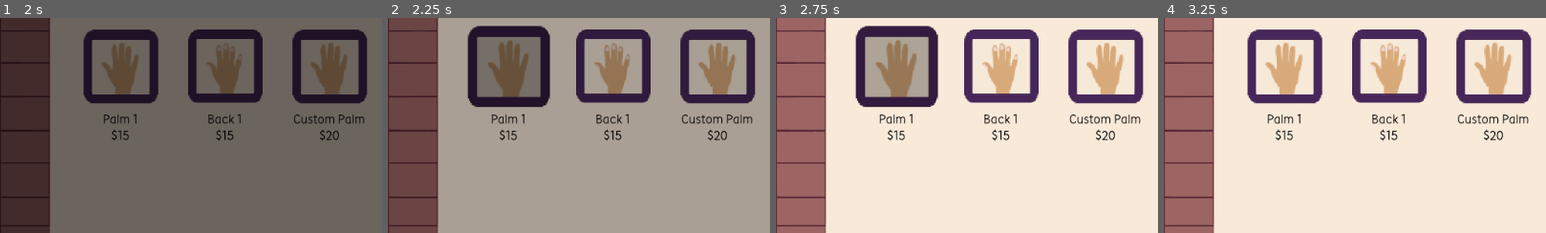
Above: before the commit, frames 1-4 (left to right).
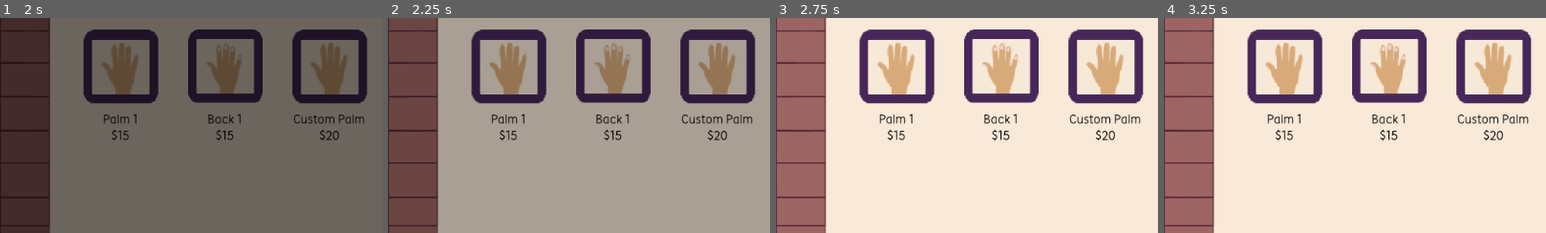
Above: after the commit, the same moments.

Repository: nitya-desaraju/cafe_henna
Game: Godot game, scene res://scenes/main_menu.tscn
Two runs of this game, one before a commit and one after it. Both use one fixed random seed, a clock stepped at 60 frames per second and the inputs below.
Inputs (mouse positions are % of the whole screen's width and height, from its top left):
- Up to frame 1 (2 s): click (50, 12) at 0.5 s; click (50, 12) at 1.25 s
- Up to frame 2 (2.25 s): click (16, 35) at 2.02 s
- Up to frame 3 (2.75 s): no input
- Up to frame 4 (3.25 s): click (2, 3) at 2.75 s
The pictures show only the part of the screen within x 0-50%, y 24-74%; the shares and areas given below are measured in that part.

Frame 1 is identical in both runs. In frame 2, 6.3% of the frame differs, in the area x 20-43%, y 3-42%; in frame 3, 7.8%; in frame 4, nothing differs.
Error after the commit: Invalid access to property or key 'pressed' on a base object of type 'null instance'. (res://scenes/game.gd:37)

Commit message:
fixing game script

Diff:
--- a/game/scenes/game.gd
+++ b/game/scenes/game.gd
@@ -5,6 +5,7 @@
 @onready var fader = $fader
 @onready var right_button = $ScrollContainer/HBoxContainer/designsPage/right
 @onready var left_button = $ScrollContainer/HBoxContainer/libraryPage/left
+@onready var home_button = $home
 
 var money = 0
 var page_width = 1024
@@ -19,10 +20,10 @@
 func _ready():
 	fader.visible = true
 	fader.modulate.a = 1.0
-	fader.mouse_filter = Control.MOUSE_FILTER_IGNORE
-
-	var fade_tween = create_tween()
-	fade_tween.tween_property(fader, "modulate:a", 0.0, 1.0)
+	fader.mouse_filter = Control.MOUSE_FILTER_STOP
+	var fade_in_tween = create_tween()
+	fade_in_tween.tween_property(fader, "modulate:a", 0.0, 1.0)
+	fade_in_tween.finished.connect(func(): fader.mouse_filter = Control.MOUSE_FILTER_IGNORE)
 
 	var buttons = get_tree().get_nodes_in_group("design_buttons")
 	for i in range(buttons.size()):
@@ -33,10 +34,21 @@
 
 	right_button.pressed.connect(_on_right_pressed)
 	left_button.pressed.connect(_on_left_pressed)
+	home_button.pressed.connect(_on_home_pressed)
 
-	for nav_btn in [right_button, left_button]:
+	for nav_btn in [right_button, left_button, home_button]:
 		nav_btn.mouse_entered.connect(_on_button_hover.bind(nav_btn))
 		nav_btn.mouse_exited.connect(_on_button_unhover.bind(nav_btn))
+
+	update_money_display()
+
+func _on_home_pressed():
+	fader.mouse_filter = Control.MOUSE_FILTER_STOP
+	var fade_out = create_tween()
+	fade_out.tween_property(fader, "modulate:a", 1.0, 0.8)
+
+	await fade_out.finished
+	get_tree().change_scene_to_file("res://scenes/main_menu.tscn")
 
 func _on_right_pressed():
 	scroll_to_page(1024)
@@ -51,12 +63,17 @@
 	await tween.finished
 	fader.mouse_filter = Control.MOUSE_FILTER_IGNORE
 
+func update_money_display():
+	money_label.text = "$%d" % money
+
 func _on_button_hover(btn: Control):
 	btn.modulate = Color(0.7, 0.7, 0.7, 1)
 	if btn.is_in_group("design_buttons"):
-		create_tween().tween_property(btn, "scale", Vector2(1.1, 1.1), 0.1)
+		var t = create_tween().set_trans(Tween.TRANS_QUAD).set_ease(Tween.EASE_OUT)
+		t.tween_property(btn, "scale", Vector2(1.1, 1.1), 0.15)
 
 func _on_button_unhover(btn: Control):
 	btn.modulate = Color(1, 1, 1, 1)
 	if btn.is_in_group("design_buttons"):
-		create_tween().tween_property(btn, "scale", Vector2(1.0, 1.0), 0.1)
+		var t = create_tween().set_trans(Tween.TRANS_QUAD).set_ease(Tween.EASE_OUT)
+		t.tween_property(btn, "scale", Vector2(1.0, 1.0), 0.15)
